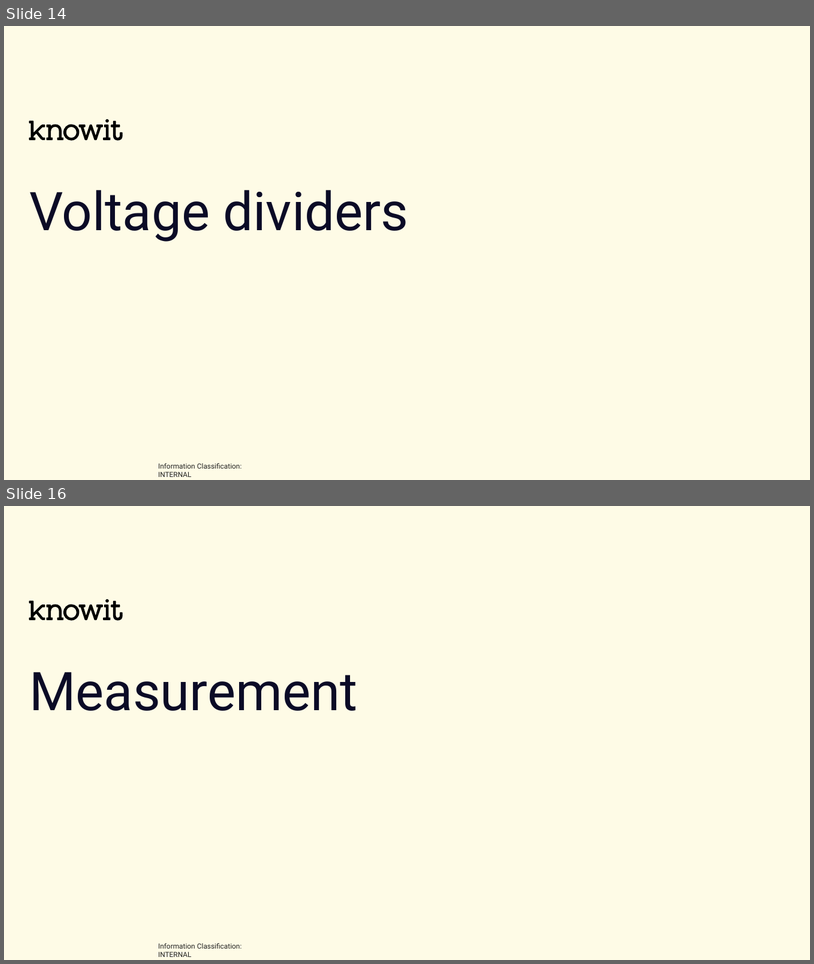
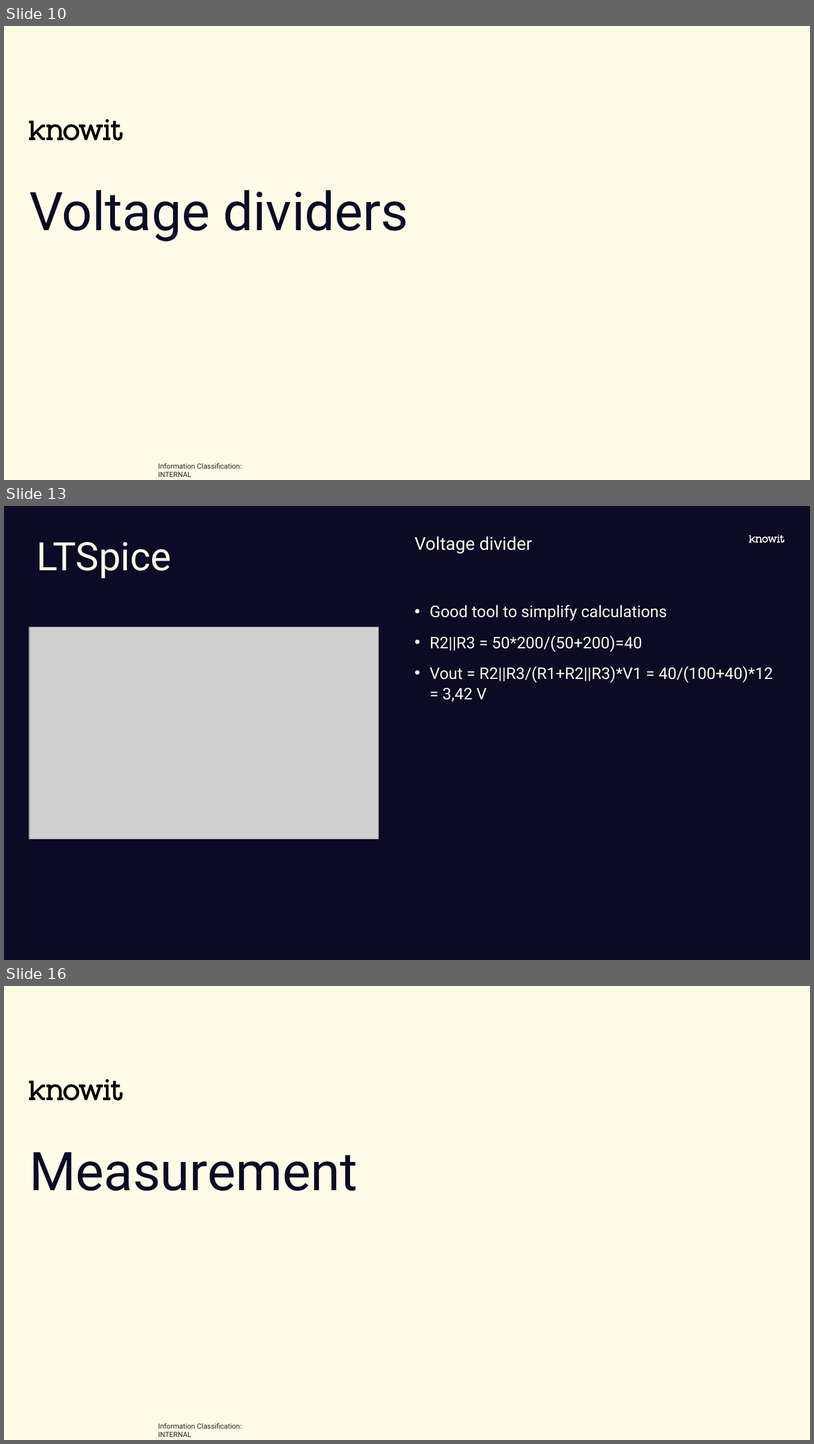
Before and after one commit to joelstr/knowit-embedded-academy, a slide deck: Electronics_and_HW_interfaces/Embedded academy - Electronics and HW interfaces.pptx. Shown one above the other, each under a label of ours: slides 14 and 16 before the commit, slides 10, 13 and 16 after it; the slides between them are not shown. The pictures are 814x964 and 814x1444 pixels, drawn with LibreOffice and Linux fonts; fonts in the diff are those of the drawing; grey boxes stand for pictures; background and template pictures are left out. Boxes give left, top, right and bottom in pixels: in the first picture for what was removed or moved away, otherwise in the second. Text is boxed around its words. In the diff, an @@ line names an element or a change of style, - is before the commit and + after.

```diff
--- a/Electronics_and_HW_interfaces/Embedded academy - Electronics and HW interfaces.pptx
+++ b/Electronics_and_HW_interfaces/Embedded academy - Electronics and HW interfaces.pptx
@@ slide 13 added at <box>4,506,810,960</box>, background #0B0B26 @@
@@ text added at <box>415,536,533,553</box>, 20 pt, text #FEFBE6 @@
+Voltage divider
@@ freeform shape added at <box>750,535,785,543</box>, fill #FEFBE6 @@
@@ title added at <box>37,542,171,579</box>, 44 pt, text #FEFBE6 @@
+LTSpice
@@ text added at <box>430,604,774,702</box>, 18 pt, text #FEFBE6 @@
+• Good tool to simplify calculations
+• R2||R3 = 50*200/(50+200)=40
+• Vout = R2||R3/(R1+R2||R3)*V1 = 40/(100+40)*12 = 3,42 V
@@ picture added at <box>29,627,378,839</box> @@
@@ what was slide 14 is now slide 10 @@
```
Also in this commit, not shown: 6 slides changed, 19 other slides added, 1 other file.
